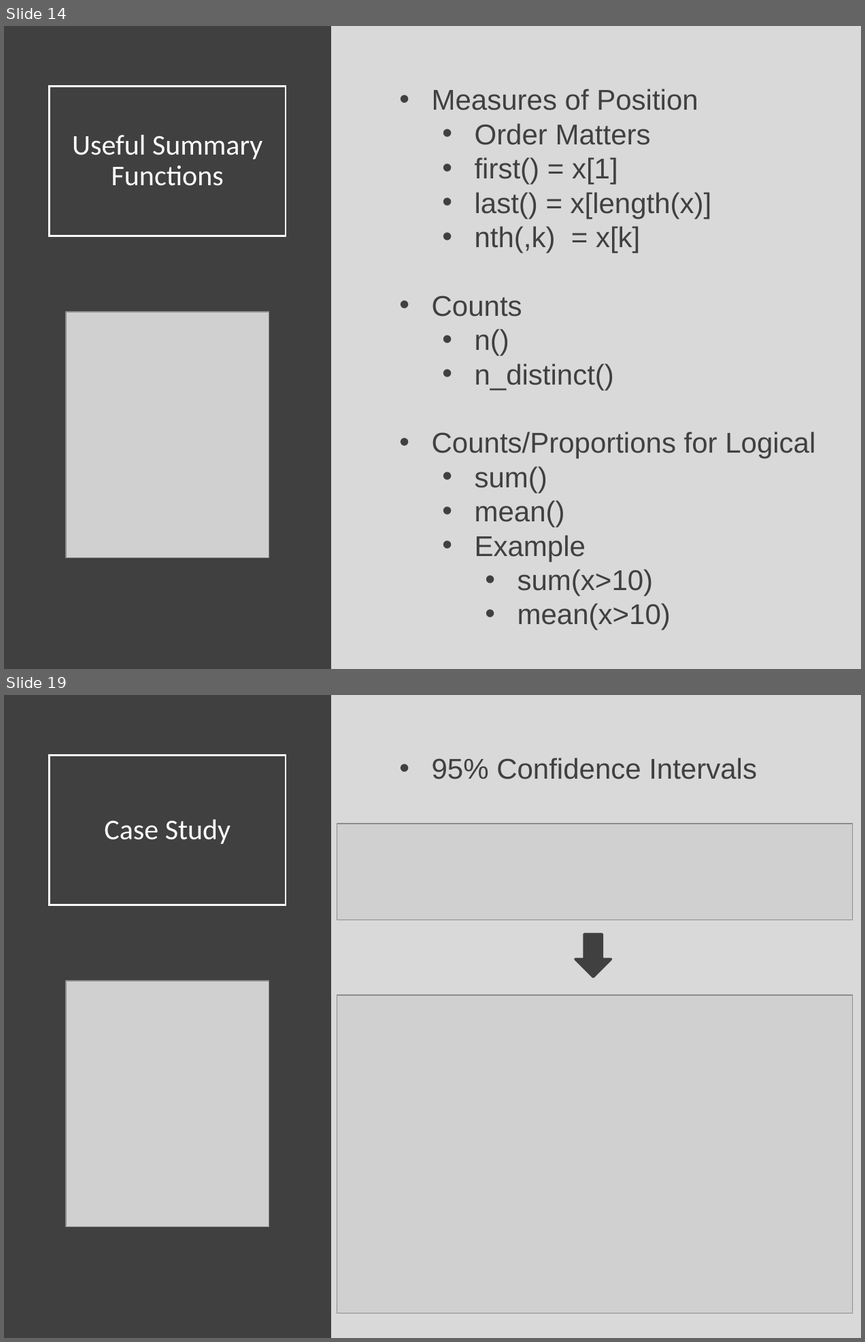
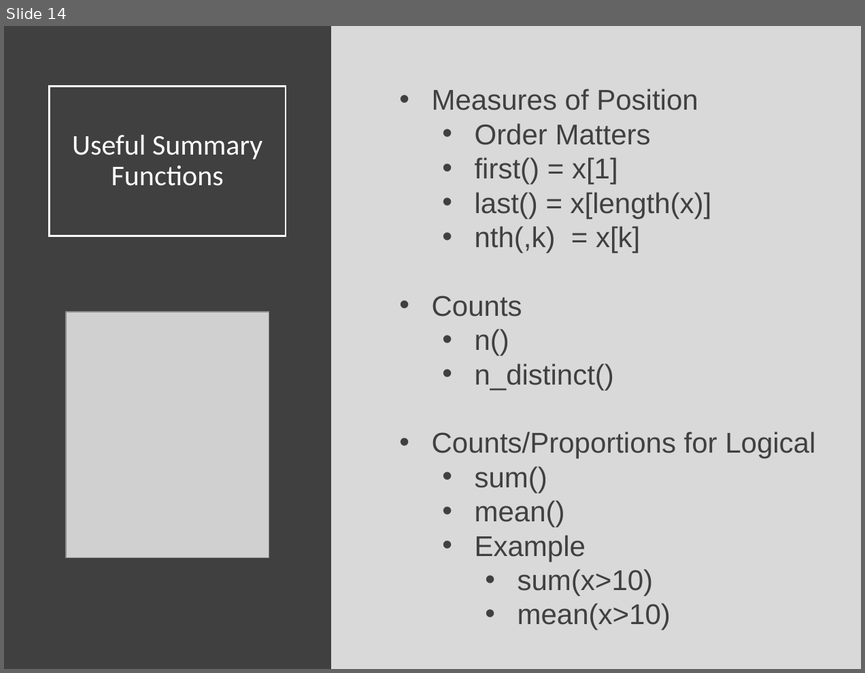
Before and after one commit to Yixf-Self/STOR320_WEBSITE, a slide deck: Lecture/Lecture 6/Lecture 6.pptx. Shown one above the other, each under a label of ours: slides 14 and 19 before the commit, slide 14 after it; the slides between them are not shown. The pictures are 865x1342 and 865x673 pixels, drawn with LibreOffice and Linux fonts; fonts in the diff are those of the drawing; grey boxes stand for pictures. Boxes give left, top, right and bottom in pixels: in the first picture for what was removed or moved away, otherwise in the second. Text is boxed around its words. In the diff, an @@ line names an element or a change of style, - is before the commit and + after.

```diff
--- a/Lecture/Lecture 6/Lecture 6.pptx
+++ b/Lecture/Lecture 6/Lecture 6.pptx
@@ slide 19 removed at bbox=[4, 695, 861, 1338], background #D9D9D9 @@
@@ rectangle removed at bbox=[4, 695, 331, 1338] @@
@@ title removed at bbox=[50, 755, 286, 905] @@
-Case Study
@@ text removed at bbox=[432, 758, 757, 779] @@
-• 95% Confidence Intervals
@@ picture removed at bbox=[337, 824, 852, 919] @@
@@ down arrow removed at bbox=[575, 934, 611, 977] @@
@@ picture removed at bbox=[66, 981, 269, 1226] @@
@@ picture removed at bbox=[337, 995, 852, 1312] @@
```
Also in this commit, not shown: 1 slide changed, 4 other slides removed, 19 other files.
